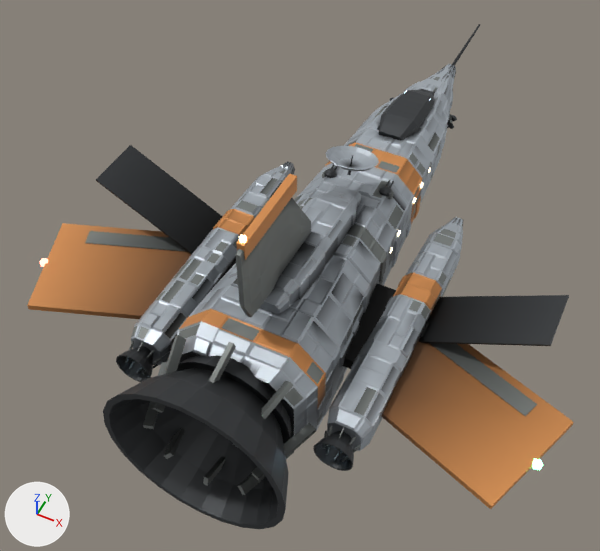
The glTF model assets/models/player.glb, before and after one commit.
Camera for both pictures: a camera (50 mm lens) standing at (0.534, -1.27, 1.415) and looking at (-0.066, -0.07, -0.085). Lighting does not change. The marker at lower left points along +X, +Y and +Z. The older version comes first. Vertices at exactly the same position are counted once.

In view in the first picture: 'body'.
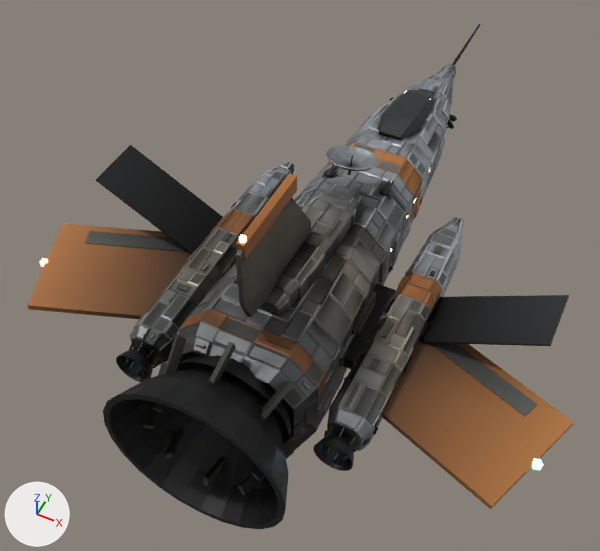
Where the newer file only moved an object's origin or applied its transform, the numbers keep the older frame.

Edits to the bpy script that builds the scene:
```text
Add mat_pale:
    mat_pale = bpy.data.materials.new('pale')
    # nodes: BsdfPrincipled, Mix, OutputMaterial, VertexColor
    # colours: light grey #dddfe2, mixed with the vertex colours
Add mat_black:
    mat_black = bpy.data.materials.new('black')
    # nodes: BsdfPrincipled, Mix, OutputMaterial, VertexColor
    # colours: black #292b2f, mixed with the vertex colours
Add mat_yellow:
    mat_yellow = bpy.data.materials.new('yellow')
    # nodes: BsdfPrincipled, Mix, OutputMaterial, VertexColor
    # colours: yellow #dabf61, mixed with the vertex colours
Change me_player_body:
    used by ob_body; location = (0.0, 0.0, 0.0)
    remove me_player_body.from_pydata(...)  # 8866 vertices, 17412 faces; spans x -0.62..0.62, y -0.66..1.05, z -0.2..0.4
    add me_player_body.from_pydata(...)  # 10806 vertices, 20392 faces; spans x -0.62..0.62, y -0.66..1.05, z -0.2..0.4
    me_player_body part 1: 452 vertices moved within x -0.28..0.28, y -0.49..0.79, z -0.13..0.21; 247 vertices removed from x -0.28..0.18, y -0.49..0.76, z -0.11..0.21; 2179 vertices added at x -0.29..0.28, y -0.49..0.76, z -0.12..0.21
    me_player_body part 2: 6001 kept faces spanning x -0.62..0.62, y -0.66..1.05, z -0.2..0.4 get new vertex colours
    me_player_body part 3: 10 faces spanning x -0.27..-0.19, y -0.22..0.2, z -0.05..0.04 switch from mat_hull2 to mat_steel
    other edits to the shape of me_player_body do not show in these pictures
    add me_player_body.materials.append(mat_pale)
    add me_player_body.materials.append(mat_yellow)
    add me_player_body.materials.append(mat_black)
```

Changed parts and their boxes (x1, y1, x2, y2) in the pictures (600 x 551 px):
part 1 of me_player_body, reshaped
    before: (85, 64, 461, 481)
    after: (85, 65, 460, 481)
part 2 of me_player_body, recoloured (darker)
    both: (27, 54, 574, 529)
part 3 of me_player_body, recoloured (darker)
    both: (207, 237, 239, 263)
